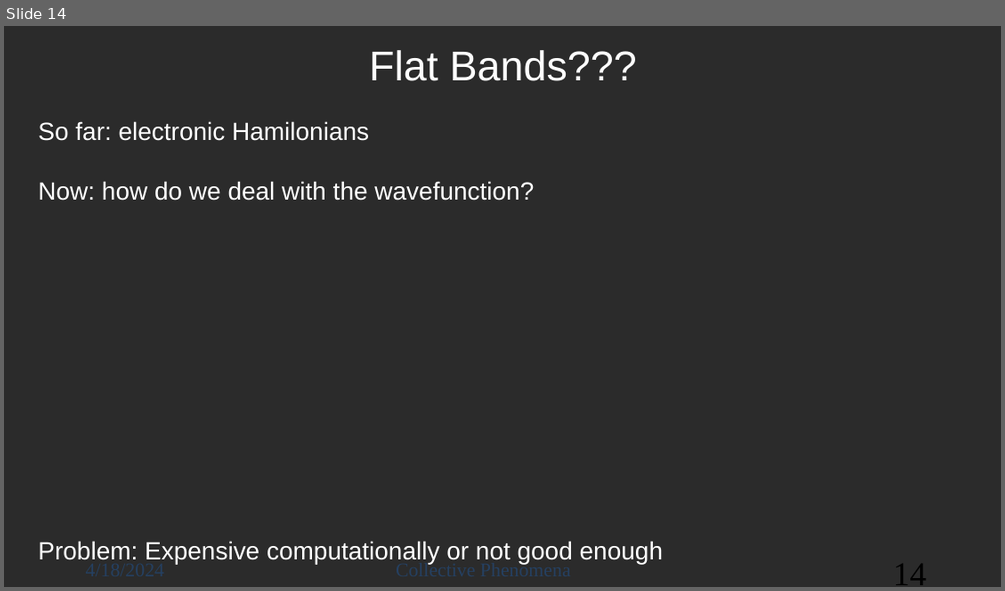
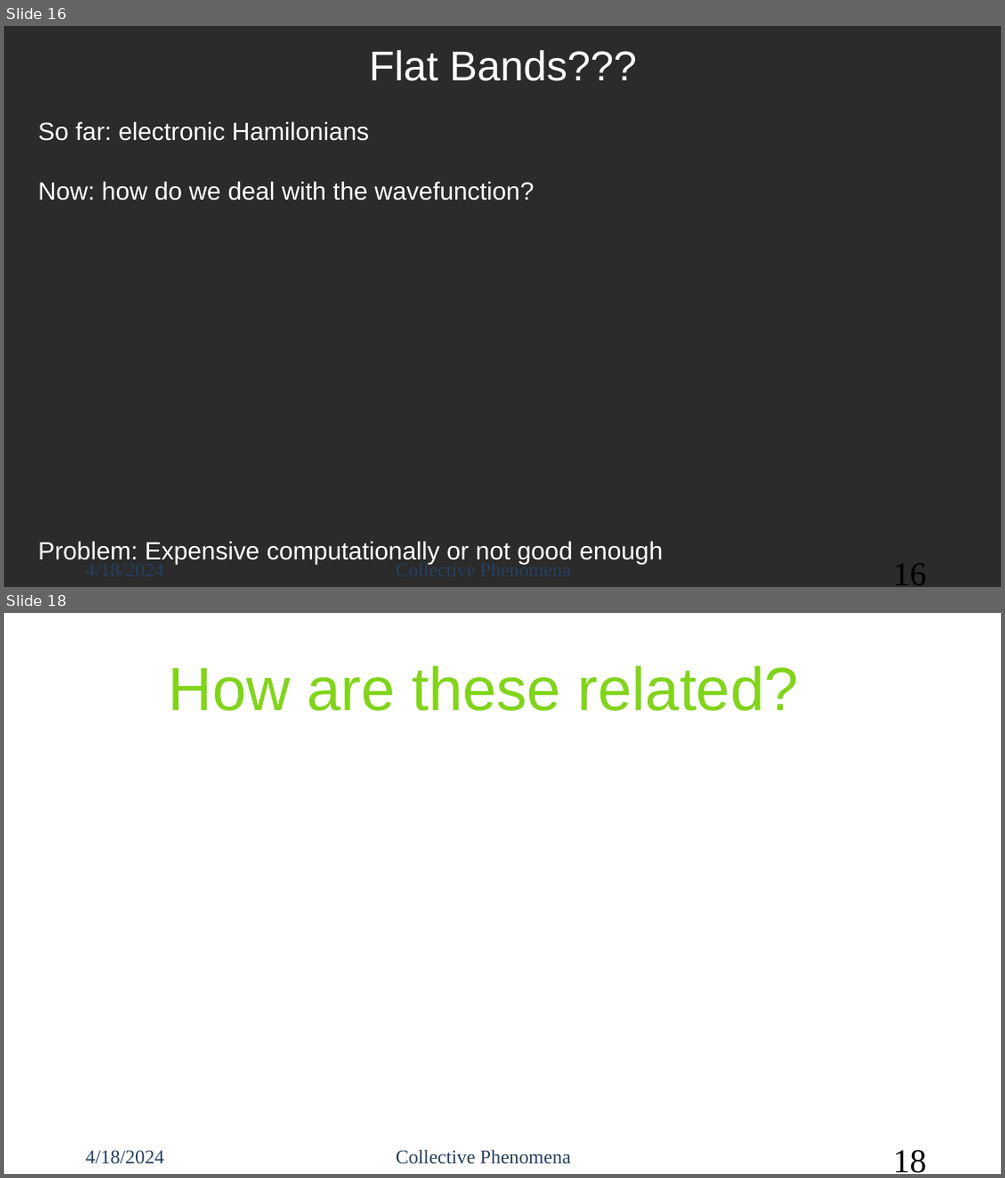
Before and after one commit to jacobsc050/projects, a slide deck: collective_phenomena/lecture.pptx. Shown one above the other, each under a label of ours: slide 14 before the commit, slides 16 and 18 after it; the slides between them are not shown. The pictures are 1005x591 and 1005x1178 pixels, drawn with LibreOffice and Linux fonts; fonts in the diff are those of the drawing; background and template pictures are left out; a plain dark background stands for a picture behind light text. Boxes give left, top, right and bottom in pixels: in the first picture for what was removed or moved away, otherwise in the second. Text is boxed around its words. In the diff, an @@ line names an element or a change of style, - is before the commit and + after.

```diff
--- a/collective_phenomena/lecture.pptx
+++ b/collective_phenomena/lecture.pptx
@@ slide 18 added at (x1=4, y1=613, x2=1001, y2=1174), background picture (left out); not listed: 3 template elements that a slide beside it also shows @@
@@ text added at (x1=169, y1=666, x2=798, y2=711), 44 pt, text #81D41A @@
+How are these related?
@@ what was slide 14 is now slide 16 @@
@@ page number at (x1=893, y1=564, x2=926, y2=585): text changed @@
-14
+16
```
Also in this commit, not shown: 6 slides changed, 4 other slides added, 1 other file.
